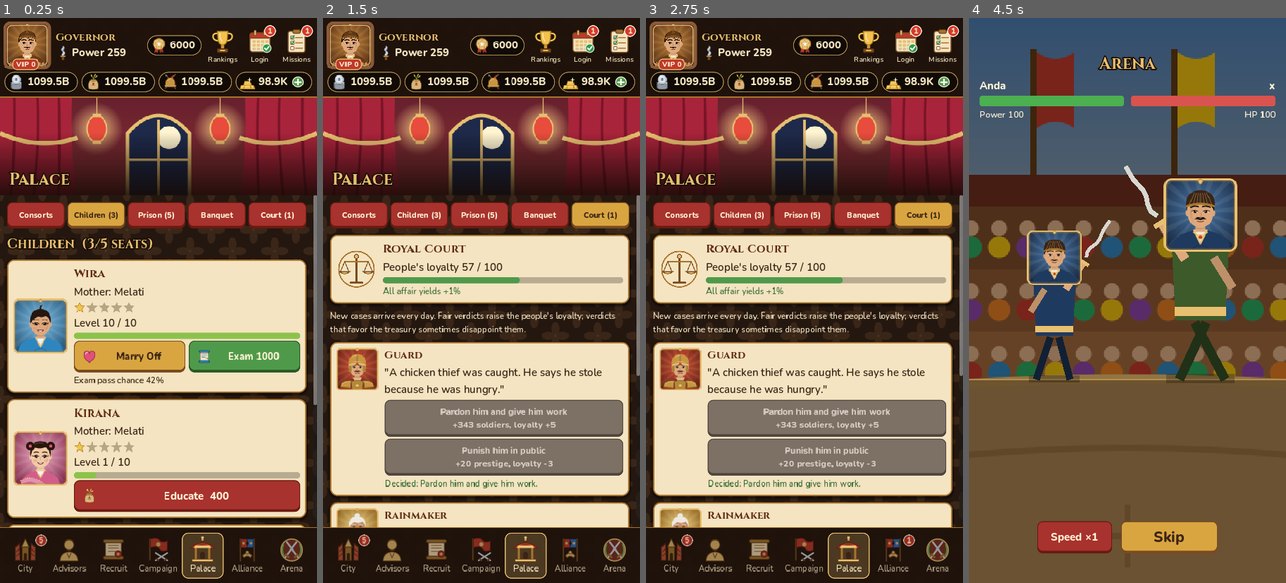
Above: before the commit, frames 1-4 (left to right).
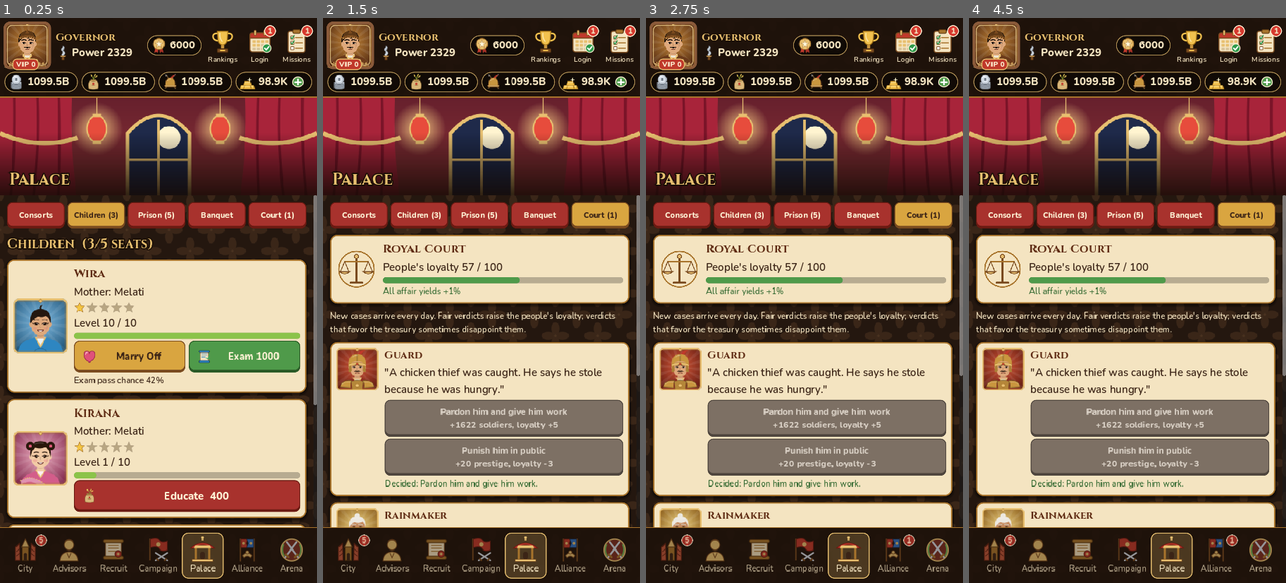
Above: after the commit, the same moments.

Repository: microaltech/tlg
Game: Godot game, scene res://tools/i18n_check.tscn
Same seed, same stepped clock (60 frames per second), same inputs: the game is played once before the commit and once after it. This scene is started directly instead of the project's main scene.
Inputs (mouse positions are in pixels of both pictures, inside the frame that each line leads up to):
- Up to frame 1 (0.25 s): no input
- Up to frame 2 (1.5 s): click "Ready, let's go to war!" at 0.5 s; click (544, 571) at 1.25 s, where only the run after the commit has a clickable "Restart"
- Up to frame 3 (2.75 s): click (674, 46) at 2.02 s
- Up to frame 4 (4.5 s): click (1190, 46) at 2.77 s; click "Skip" at 3.5 s; click "Next" at 4.25 s

The runs differ from the first frame. In frame 1, less than 0.1% of the frame differs, in the area x 35-56%, y 4-86%; in frame 2, 0.2%; in frame 3, 0.2%; in frame 4, 97%, in the area x 0-100%, y 0-100%.

Commit message:
Tambah kisah pribadi penasihat dan skill kedua
Ke-19 penasihat punya kisah tiga bagian yang terbuka sesuai level dan
bintang. Bagian pertama dan kedua memberi emas dan Batu Bintang;
menamatkan kisah membuka skill kedua penasihat itu.

Co-Authored-By: Claude Opus 5.5 <noreply@anthropic.com>
Claude-Session: https://claude.ai/code/session_015LtRdrVC8mEHi9d4fpU264

Diff:
--- a/scripts/core/game_data.gd
+++ b/scripts/core/game_data.gd
@@ -1149,6 +1149,90 @@
 ]
 
 
+## Kisah pribadi penasihat: tiga bagian yang terbuka sesuai level dan bintang penasihat
+## (TALE_REQS). Bagian 1–2 memberi hadiah; menamatkan bagian 3 membuka skill kedua.
+const TALE_REQS := [{"level": 10, "stars": 0}, {"level": 30, "stars": 1}, {"level": 60, "stars": 2}]
+const TALE_REWARDS := [{"gold": 50}, {"items": {"star_stone": 1}}, {}]
+const TALES := {
+	"arya": {"skill2": {"name": "Sumpah Prajurit", "effect": "battle", "value": 0.05}, "parts": [
+		{"title": "Anak Pandai Besi", "text": "Arya tumbuh di bengkel ayahnya, menempa tombak untuk para prajurit. Ia bersumpah suatu hari akan memakainya sendiri."},
+		{"title": "Luka Pertama", "text": "Dalam penyerbuan begal, Arya melindungi seorang anak dan mendapat luka di bahu. Sejak itu ia tak pernah mundur."},
+		{"title": "Panglima Rakyat", "text": "Kini Arya melatih para pemuda desa. \"Tombak hanya setajam hati yang memegangnya,\" katanya."}]},
+	"sekar": {"skill2": {"name": "Catatan Teliti", "effect": "train_cost", "value": 0.05}, "parts": [
+		{"title": "Gadis Penyalin Lontar", "text": "Sekar kecil menyalin lontar di pura desa. Ia hafal setiap angka panen sejak sepuluh tahun lalu."},
+		{"title": "Bendahara Muda", "text": "Ketika kas desa nyaris kosong, Sekar menemukan pajak yang diselewengkan dan mengembalikannya kepada rakyat."},
+		{"title": "Pena yang Adil", "text": "Kini setiap keping perak negeri tercatat rapi. Rakyat percaya, karena Sekar tak pernah salah hitung."}]},
+	"bayu": {"skill2": {"name": "Benih Unggul", "effect": "yield_grain", "value": 0.05}, "parts": [
+		{"title": "Anak Petani", "text": "Bayu belajar membaca musim dari kakeknya: kapan hujan datang, kapan padi harus disemai."},
+		{"title": "Kemarau Besar", "text": "Saat kemarau panjang, Bayu menggali saluran dari mata air gunung bersama warga. Desa selamat dari kelaparan."},
+		{"title": "Lumbung Penuh", "text": "Benih unggul yang Bayu kembangkan kini ditanam di seluruh negeri. Lumbung tak pernah kosong lagi."}]},
+	"ratna": {"skill2": {"name": "Senyum Kencana", "effect": "visit", "value": 0.05}, "parts": [
+		{"title": "Penari Keraton", "text": "Ratna menari di keraton sejak belia. Gerakannya membuat para tamu agung terpana."},
+		{"title": "Tarian Perdamaian", "text": "Di tengah pertikaian dua adipati, Ratna menari hingga amarah mereka luruh. Perang pun urung terjadi."},
+		{"title": "Bunga Istana", "text": "Kini Ratna mengajar tari kepada putri-putri istana, menjaga keindahan dan keharmonisan negeri."}]},
+	"gajah": {"skill2": {"name": "Tameng Negeri", "effect": "combat", "value": 0.04}, "parts": [
+		{"title": "Pengawal Gerbang", "text": "Gajah Mandala dulunya penjaga gerbang yang tak pernah tidur saat bertugas. Tak seorang pun lolos darinya."},
+		{"title": "Benteng Terakhir", "text": "Ketika gerbang kota diserbu, Gajah bertahan seorang diri hingga bala bantuan tiba. Tiga hari tiga malam."},
+		{"title": "Sumpah Setia", "text": "\"Selama aku berdiri, negeri ini tak akan jatuh,\" ujar Gajah. Para prajurit menjulukinya Benteng Hidup."}]},
+	"dewi": {"skill2": {"name": "Lidah Emas", "effect": "yield_silver", "value": 0.05}, "parts": [
+		{"title": "Putri Duta", "text": "Dewi adalah putri seorang duta. Ia fasih berbicara dalam lima bahasa sejak usia belasan."},
+		{"title": "Perjanjian Sungai", "text": "Dewi merundingkan pembagian air sungai antara tiga kerajaan. Semuanya pulang dengan senyum."},
+		{"title": "Suara Negeri", "text": "Kini para raja tetangga lebih dulu bertanya: \"Apakah Dewi Prameswari ikut hadir?\""}]},
+	"satria": {"skill2": {"name": "Semangat Ksatria", "effect": "prestige", "value": 0.06}, "parts": [
+		{"title": "Putra Mahkota yang Hilang", "text": "Satria dibesarkan di padepokan tanpa tahu asal-usulnya. Hanya sebilah keris tua menjadi petunjuk."},
+		{"title": "Rahasia Keris", "text": "Keris itu ternyata pusaka kerajaan yang runtuh. Satria memilih tidak menuntut takhta, melainkan mengabdi."},
+		{"title": "Ksatria Sejati", "text": "\"Darah bangsawan tak berarti tanpa pengabdian,\" kata Satria. Pasukan mengikutinya ke mana pun."}]},
+	"lintang": {"skill2": {"name": "Mata Elang", "effect": "combat", "value": 0.03}, "parts": [
+		{"title": "Pemburu Rimba", "text": "Lintang belajar memanah di hutan, berburu rusa untuk keluarganya sejak usia tujuh tahun."},
+		{"title": "Panah di Malam Hari", "text": "Dalam gelap, Lintang memanah obor musuh dari jarak seratus langkah. Serangan malam pun gagal total."},
+		{"title": "Bintang Penunjuk", "text": "Para pemanah muda kini berguru padanya. \"Bidik dengan hati yang tenang,\" pesannya."}]},
+	"danu": {"skill2": {"name": "Pasar Ramai", "effect": "yield_silver", "value": 0.04}, "parts": [
+		{"title": "Anak Saudagar", "text": "Danu ikut kapal dagang ayahnya ke berbagai bandar. Ia paham harga rempah lebih baik dari siapa pun."},
+		{"title": "Kapal Karam", "text": "Kapal keluarganya karam. Danu memulai lagi dari nol, berdagang garam di pasar kecil."},
+		{"title": "Bendahara Negeri", "text": "Kini Danu mengatur kas negeri seperti mengatur kapal: tak ada yang terbuang, tak ada yang bocor."}]},
+	"wening": {"skill2": {"name": "Siasat Halus", "effect": "battle", "value": 0.04}, "parts": [
+		{"title": "Pemain Dakon", "text": "Wening tak pernah kalah bermain dakon. Ia selalu memikirkan sepuluh langkah ke depan."},
+		{"title": "Peta Rahasia", "text": "Wening menebak rencana musuh dari jejak kaki kuda dan menyiapkan jebakan di lembah. Musuh menyerah tanpa perang."},
+		{"title": "Ahli Siasat", "text": "Para panglima kini meminta nasihat Wening sebelum setiap pertempuran."}]},
+	"bagas": {"skill2": {"name": "Tinju Besi", "effect": "combat", "value": 0.04}, "parts": [
+		{"title": "Kuli Pelabuhan", "text": "Bagas memanggul karung di pelabuhan sejak kecil. Tangannya sekuat palu."},
+		{"title": "Juara Gelanggang", "text": "Bagas memenangi adu kekuatan di pasar malam dan diangkat menjadi prajurit oleh seorang bangsawan."},
+		{"title": "Pelindung Lemah", "text": "Kekuatannya kini hanya untuk melindungi mereka yang tak mampu membela diri."}]},
+	"kedaton": {"skill2": {"name": "Wibawa Ratu", "effect": "yield_all", "value": 0.04}, "parts": [
+		{"title": "Ratu Muda", "text": "Sekar Kedaton naik takhta pada usia enam belas tahun, ketika ayahnya wafat mendadak."},
+		{"title": "Istana yang Retak", "text": "Para menteri berebut kuasa. Ratu menyatukan mereka dengan keadilan dan ketegasan."},
+		{"title": "Ratu yang Dicintai", "text": "Rakyat menyebutnya Ibu Negeri. Kini ia memilih mendampingi Tuan demi Nusantara yang bersatu."}]},
+	"resi": {"skill2": {"name": "Pencerahan", "effect": "train_cost", "value": 0.06}, "parts": [
+		{"title": "Pertapa Gunung", "text": "Resi Darma bertapa puluhan tahun di lereng gunung, mempelajari kitab-kitab kuno."},
+		{"title": "Murid Seribu", "text": "Para pencari ilmu datang dari segala penjuru. Resi mengajar mereka tanpa meminta apa pun."},
+		{"title": "Turun Gunung", "text": "\"Ilmu yang disimpan sendiri akan membusuk,\" kata Resi, lalu turun gunung untuk membimbing negeri."}]},
+	"rangga": {"skill2": {"name": "Amarah Tuban", "effect": "combat", "value": 0.05}, "parts": [
+		{"title": "Putra Tuban", "text": "Rangga Lawe tumbuh di Tuban, terkenal pemberani dan berterus terang tanpa takut kepada siapa pun."},
+		{"title": "Kuda Hitam", "text": "Dengan kuda hitamnya, Rangga menerobos barisan musuh dan merebut panji mereka."},
+		{"title": "Belajar Sabar", "text": "Tuan mengajarinya bahwa keberanian perlu kebijaksanaan. Kini amarah Rangga hanya untuk musuh negeri."}]},
+	"sora": {"skill2": {"name": "Sahabat Setia", "effect": "yield_soldiers", "value": 0.05}, "parts": [
+		{"title": "Paman Rangga", "text": "Lembu Sora adalah paman Rangga Lawe, prajurit tua yang tenang dan disegani."},
+		{"title": "Pembela Sahabat", "text": "Sora selalu membela kawannya walau harus menanggung akibatnya sendiri."},
+		{"title": "Barak yang Ramai", "text": "Para pemuda berdatangan ingin berlatih di bawah Sora. Barak tak pernah sepi."}]},
+	"tantular": {"skill2": {"name": "Bhinneka Tunggal Ika", "effect": "yield_all", "value": 0.05}, "parts": [
+		{"title": "Pujangga Istana", "text": "Mpu Tantular menulis syair-syair indah di istana, merenungkan perbedaan dan persatuan."},
+		{"title": "Kakawin Sutasoma", "text": "Dalam kakawinnya ia menulis: berbeda-beda tetapi tetap satu jua. Kalimat itu menggetarkan seluruh negeri."},
+		{"title": "Warisan Abadi", "text": "\"Semboyan ini milik Nusantara,\" kata Tantular. Rakyat dari berbagai suku bekerja bahu-membahu."}]},
+	"kusuma": {"skill2": {"name": "Tangan Dingin", "effect": "yield_grain", "value": 0.04}, "parts": [
+		{"title": "Juru Kunci Lumbung", "text": "Kusuma menjaga lumbung desa dan hafal isi setiap karungnya."},
+		{"title": "Tikus dan Wereng", "text": "Saat hama menyerang, Kusuma menemukan cara alami mengusirnya dengan tanaman serai."},
+		{"title": "Ratu Padi", "text": "Rakyat menjulukinya Ratu Padi. Di tangannya, setiap benih tumbuh subur."}]},
+	"jaka": {"skill2": {"name": "Penakluk Banteng", "effect": "battle", "value": 0.05}, "parts": [
+		{"title": "Pemuda Pengging", "text": "Jaka Tingkir adalah pemuda desa yang gemar berguru kepada para empu dan pertapa."},
+		{"title": "Banteng Mengamuk", "text": "Seekor banteng mengamuk di alun-alun. Jaka menaklukkannya dengan tangan kosong di hadapan raja."},
+		{"title": "Jalan Takdir", "text": "Raja mengangkatnya menjadi prajurit pilihan. Jaka bersumpah menjaga negeri dengan segenap jiwa."}]},
+	"nawang": {"skill2": {"name": "Selendang Kayangan", "effect": "prestige", "value": 0.05}, "parts": [
+		{"title": "Bidadari Telaga", "text": "Nawang Wulan turun dari kayangan untuk mandi di telaga, hingga selendangnya hilang."},
+		{"title": "Hidup di Bumi", "text": "Tanpa selendang, Nawang belajar hidup sebagai manusia: menanak nasi, menenun, dan menolong sesama."},
+		{"title": "Pilihan Sang Bidadari", "text": "Saat selendangnya ditemukan, Nawang memilih tinggal lebih lama untuk membantu negeri yang ia cintai."}]},
+}
+
+
 ## Festival musiman bertema hari besar Indonesia. Tanggal tetap memakai "start"/"end"
 ## [bulan, tanggal] tiap tahun (boleh melewati tahun baru); hari raya yang mengikuti
 ## kalender Hijriah memakai "dates" per tahun: [[bln, tgl mulai], [bln, tgl akhir]].
--- a/scripts/core/game_model.gd
+++ b/scripts/core/game_model.gd
@@ -129,6 +129,8 @@
 var territory := {}
 ## Sidang Istana: {day, cases: [id], done: {id: indeks pilihan}, loyalty}.
 var court := {}
+## Kisah pribadi penasihat: {id penasihat: jumlah bagian yang sudah dibaca (0..3)}.
+var tales := {}
 var rng := RandomNumberGenerator.new()
 
 
@@ -142,6 +144,7 @@
 	silat = {}
 	territory = {"owned": ["mataram"], "collect_t": now}
 	court = {"day": -1, "cases": [], "done": {}, "loyalty": 50}
+	tales = {}
 	buildings = {"levels": {"istana": 1, "pasar": 0, "lumbung": 0, "barak": 0}, "job": {}}
 	cosmetics = {"owned": ["frame_kayu", "costume_lord"], "frame": "frame_kayu", "costume": "costume_lord"}
 	equipment = []
@@ -343,6 +346,9 @@
 	for b in bonds_active():
 		if b["effect"] == effect:
 			total += float(b["value"])
+	for id in tales:
+		if skill2_active(id) and Data.TALES[id]["skill2"]["effect"] == effect:
+			total += float(Data.TALES[id]["skill2"]["value"])
 	return minf(total, Data.SKILL_CAP)
 
 
@@ -3463,6 +3469,54 @@
 	return _ok("%s kini menunggangi %s." % [Data.counselor_def(counselor_id)["name"], Data.HORSES[id]["name"]])
 
 
+# --- Kisah pribadi penasihat --------------------------------------------------------
+
+func tale_read(id: String) -> int:
+	return int(tales.get(id, 0))
+
+
+func skill2_active(id: String) -> bool:
+	return counselors.has(id) and Data.TALES.has(id) and tale_read(id) >= Data.TALE_REQS.size()
+
+
+## Bagian kisah berikutnya bisa dibaca bila level & bintang penasihat mencukupi.
+func tale_can_read(id: String) -> bool:
+	if not counselors.has(id) or not Data.TALES.has(id):
+		return false
+	var part := tale_read(id)
+	if part >= Data.TALE_REQS.size():
+		return false
+	var req: Dictionary = Data.TALE_REQS[part]
+	return int(counselors[id]["level"]) >= int(req["level"]) and int(counselors[id].get("stars", 0)) >= int(req["stars"])
+
+
+func tales_ready_count() -> int:
+	return counselors.keys().filter(func(id): return tale_can_read(id)).size()
+
+
+func read_tale(id: String) -> Dictionary:
+	if not counselors.has(id) or not Data.TALES.has(id):
+		return _fail("Penasihat belum direkrut.")
+	var part := tale_read(id)
+	if part >= Data.TALE_REQS.size():
+		return _fail("Kisah ini sudah tamat.")
+	if not tale_can_read(id):
+		var req: Dictionary = Data.TALE_REQS[part]
+		return _fail("Butuh level %d dan %d bintang." % [req["level"], req["stars"]])
+	tales[id] = part + 1
+	var text := _give_rewards(Data.TALE_REWARDS[part])
+	_track("tale")
+	var def: Dictionary = Data.TALES[id]
+	var result: Dictionary
+	if skill2_active(id):
+		result = _ok("Kisah %s tamat! Skill kedua terbuka: %s." % [Data.counselor_def(id)["name"], def["skill2"]["name"]])
+	else:
+		result = _ok("Bagian %d kisah %s: %s." % [part + 1, Data.counselor_def(id)["name"], text])
+	result["part"] = part
+	changed.emit()
+	return result
+
+
 # --- Sidang Istana -----------------------------------------------------------------
 
 func court_unlocked() -> bool:
@@ -4419,6 +4473,7 @@
 		"silat": silat,
 		"territory": territory,
 		"court": court,
+		"tales": tales,
 		"cosmetics": cosmetics,
 	}
 
@@ -4472,6 +4527,10 @@
 			r["equip"] = str(src_r["equip"])
 		expeditions.append({"dest": str(e["dest"]), "counselor": str(e["counselor"]),
 			"end_t": float(e.get("end_t", now)), "reward": r})
+	var src_tales: Dictionary = d.get("tales", {})
+	for id in src_tales:
+		if Data.TALES.has(str(id)):
+			tales[str(id)] = clampi(int(src_tales[id]), 0, Data.TALE_REQS.size())
 	var src_court: Dictionary = d.get("court", {})
 	if not src_court.is_empty():
 		court = {"day": int(src_court.get("day", -1)), "cases": [], "done": {},
--- a/scripts/ui/main.gd
+++ b/scripts/ui/main.gd
@@ -114,6 +114,9 @@
 var _profile_overlay: Control
 var _silat_overlay: Control
 var _map_overlay: Control
+var _tale_overlay: Control
+var _tale_box: VBoxContainer
+var _tale_id := ""
 var _map_box: VBoxContainer
 var _map_pick := ""  ## wilayah yang dipilih di peta
 var _silat_box: VBoxContainer
@@ -662,6 +665,8 @@
 		_fill_silat()
 	if is_instance_valid(_map_overlay):
 		_fill_map()
+	if is_instance_valid(_tale_overlay):
+		_fill_tale()
 	_update_avatar()
 	if is_instance_valid(_pass_overlay):
 		_fill_pass()
@@ -1021,6 +1026,12 @@
 				gear.append("%s +%d" % [Data.equip_def(e["id"])["name"], int(e["level"]) - 1])
 		if not gear.is_empty():
 			_label(col, "Pusaka: %s" % ", ".join(gear), "SmallLabel").add_theme_color_override("font_color", UI.GOLD_DARK)
+		if model.skill2_active(id):
+			var sk2: Dictionary = Data.TALES[id]["skill2"]
+			var l2 := _label(col, "%s: %s" % [sk2["name"], Data.SKILL_EFFECT_NAMES[sk2["effect"]] % roundi(
+				float(sk2["value"]) * 100)], "SmallLabel")
+			l2.add_theme_color_override("font_color", Color("6c3483"))
+			l2.add_theme_font_override("font", UI.font_bold)
 		var mount: String = model.mount_of(id)
 		if mount != "":
 			_label(col, "Tunggangan: %s (+%d%% atribut)" % [Data.HORSES[mount]["name"], roundi(model.mount_pct(id) * 100)],
@@ -1037,8 +1048,19 @@
 			l.add_theme_color_override("font_color", UI.ATTR_COLORS[key])
 			l.add_theme_font_override("font", UI.font_bold)
 		var cost: int = model.upgrade_cost(id)
-		var train := _button(col, "Latih  %s" % _num(cost), func(): return model.upgrade_counselor(id),
+		var brow := HBoxContainer.new()
+		brow.add_theme_constant_override("separation", 8)
+		col.add_child(brow)
+		var train := _button(brow, "Latih  %s" % _num(cost), func(): return model.upgrade_counselor(id),
 			model.silver >= cost and lv < cap, "silver", "", false, "upgrade")
+		train.size_flags_horizontal = Control.SIZE_EXPAND_FILL
+		if Data.TALES.has(id):
+			var tid: String = id
+			var can_read: bool = model.tale_can_read(id)
+			var tale := _button(brow, "Kisah %d/%d" % [model.tale_read(id), Data.TALE_REQS.size()], func():
+				_show_tale(tid)
+				return null, true, "", "GoldButton" if can_read else "GreenButton")
+			tale.custom_minimum_size.x = 150
 		if id == model.counselors.keys()[0]:
 			_first_upgrade_button = train
 
@@ -4108,6 +4130,63 @@
 		b.size_flags_vertical = Control.SIZE_SHRINK_CENTER
 
 
+# --- Kisah penasihat ------------------------------------------------------------
+
+func _show_tale(id: String) -> void:
+	if is_instance_valid(_tale_overlay):
+		return
+	_tale_id = id
+	var p := _open_panel("Kisah %s" % Data.counselor_def(id)["name"], "item_scroll", _close_tale)
+	_tale_overlay = p["overlay"]
+	_tale_box = p["content"]
+	p["subtitle"].text = "Tamatkan ketiga bagian untuk membuka skill kedua."
+	_fill_tale()
+
+
+func _close_tale() -> void:
+	if is_instance_valid(_tale_overlay):
+		Audio.play("click")
+		_tale_overlay.queue_free()
+	_tale_overlay = null
+
+
+func _fill_tale() -> void:
+	_clear(_tale_box)
+	var id := _tale_id
+	var def: Dictionary = Data.TALES[id]
+	var head := HBoxContainer.new()
+	head.add_theme_constant_override("separation", 12)
+	_inner_box(_tale_box).add_child(head)
+	head.add_child(_portrait_frame(id, 120))
+	var hcol := _col(head)
+	var sk2: Dictionary = def["skill2"]
+	_label(hcol, "Skill kedua: %s" % sk2["name"], "CardTitle").add_theme_font_size_override("font_size", 24)
+	_label(hcol, Data.SKILL_EFFECT_NAMES[sk2["effect"]] % roundi(float(sk2["value"]) * 100), "CardLabel") \
+		.add_theme_color_override("font_color", Color("6c3483"))
+	_label(hcol, "Aktif!" if model.skill2_active(id) else "Terbuka setelah kisah tamat", "SmallLabel") \
+		.add_theme_color_override("font_color", UI.GREEN.darkened(0.3) if model.skill2_active(id) else UI.INK)
+	var read: int = model.tale_read(id)
+	for i in def["parts"].size():
+		var part: Dictionary = def["parts"][i]
+		var box := _inner_box(_tale_box)
+		if i < read:
+			_label(box, "Bagian %d · %s" % [i + 1, part["title"]], "CardLabel").add_theme_font_override("font", UI.font_bold)
+			var t := _label(box, part["text"], "CardLabel")
+			t.add_theme_font_size_override("font_size", 22)
+		elif i == read:
+			var req: Dictionary = Data.TALE_REQS[i]
+			_label(box, "Bagian %d · %s" % [i + 1, part["title"]], "CardLabel").add_theme_font_override("font", UI.font_bold)
+			var reward: String = _reward_text(Data.TALE_REWARDS[i]) if i < Data.TALE_REQS.size() - 1 \
+				else "skill kedua %s" % sk2["name"]
+			_label(box, "Syarat: level %d, %d bintang · Hadiah: %s" % [req["level"], req["stars"], reward], "SmallLabel") \
+				.add_theme_color_override("font_color", UI.INK)
+			var ok: bool = model.tale_can_read(id)
+			_button(box, "Baca Bagian %d" % (i + 1), func(): return model.read_tale(id), ok, "item_scroll",
+				"GoldButton" if ok else "", false, "reveal_sr")
+		else:
+			_label(box, "Bagian %d · ???" % (i + 1), "CardLabel").add_theme_color_override("font_color", Color("8a7a6a"))
+
+
 # --- Leaderboard global -----------------------------------------------------
 
 func _show_leaderboard() -> void:
--- a/tests/run_tests.gd
+++ b/tests/run_tests.gd
@@ -27,7 +27,7 @@
 		"test_lb_rank", "test_lb_top", "test_lb_alliances_reward", "test_items_use", "test_items_sources",
 		"test_skills", "test_bonds", "test_prison", "test_exam_officials", "test_banquet",
 		"test_story", "test_away_report", "test_lord_name", "test_notification_plan", "test_soldiers_eat_grain", "test_pattern_translation", "test_do_all", "test_rateup", "test_equipment", "test_tower", "test_honor", "test_ads", "test_pass", "test_offers", "test_achievements", "test_save_code",
-		"test_formation", "test_battle_plan", "test_festival_calendar", "test_festival_flow", "test_cosmetics", "test_buildings", "test_expeditions", "test_horses", "test_story_choices", "test_duel_plan", "test_silat", "test_territory", "test_court",
+		"test_formation", "test_battle_plan", "test_festival_calendar", "test_festival_flow", "test_cosmetics", "test_buildings", "test_expeditions", "test_horses", "test_story_choices", "test_duel_plan", "test_silat", "test_territory", "test_court", "test_tales",
 	]:
 		call(t)
 	print("%d cek, %d gagal" % [_count, _failures])
@@ -2176,3 +2176,35 @@
 	for cc in Data.COURT_CASES:
 		check(cc["options"].size() == 2 and ResourceLoader.exists("res://assets/portraits/%s.svg" % cc["portrait"]),
 			"perkara %s punya 2 pilihan dan potret" % cc["id"])
+
+
+func test_tales() -> void:
+	var m := fresh()
+	for c in Data.COUNSELORS:
+		var t: Dictionary = Data.TALES.get(c["id"], {})
+		check(t.size() > 0 and t["parts"].size() == Data.TALE_REQS.size()
+			and Data.SKILL_EFFECT_NAMES.has(t["skill2"]["effect"]), "kisah %s lengkap" % c["id"])
+	check(not m.tale_can_read("arya") and not m.read_tale("arya")["ok"], "bagian 1 butuh level 10")
+	check(not m.read_tale("gajah")["ok"], "penasihat belum dimiliki")
+	m.counselors["arya"]["level"] = 10
+	var gold := m.gold
+	check(m.tales_ready_count() == 1 and m.read_tale("arya")["ok"] and m.gold == gold + 50, "baca bagian 1")
+	m.counselors["arya"]["level"] = 30
+	check(not m.tale_can_read("arya"), "bagian 2 butuh 1 bintang")
+	m.counselors["arya"]["stars"] = 2
+	m.counselors["arya"]["level"] = 60
+	var stones := m.item_count("star_stone")
+	check(m.read_tale("arya")["ok"] and m.item_count("star_stone") == stones + 1, "baca bagian 2")
+	var battle := m.skill_bonus("battle")
+	check(not m.skill2_active("arya"), "skill kedua belum aktif")
+	var r := m.read_tale("arya")
+	check(r["ok"] and m.skill2_active("arya") and "Sumpah Prajurit" in r["msg"], "kisah tamat, skill kedua aktif")
+	check(is_equal_approx(m.skill_bonus("battle"), battle + 0.05), "skill kedua menambah bonus")
+	check(not m.read_tale("arya")["ok"], "kisah sudah tamat")
+	var m2 := Model.new()
+	m2.from_dict(JSON.parse_string(JSON.stringify(m.to_dict())), 1000.0)
+	check(var_to_str(m2.tales) == var_to_str(m.tales) and m2.skill2_active("arya"), "simpan/muat kisah")
+	var bad := m.to_dict()
+	bad["tales"] = {"arya": 99, "palsu": 2}
+	m2.from_dict(bad, 1000.0)
+	check(m2.tales == {"arya": Data.TALE_REQS.size()}, "data kisah rusak dijepit")
--- a/tools/i18n_check.gd
+++ b/tools/i18n_check.gd
@@ -142,6 +142,9 @@
 	m.start_build("istana", now)
 	m.buy_cosmetic("costume_batik")
 	m.story["choices"] = {"begal": "ampuni"}
+	m.counselors["arya"]["level"] = 60
+	m.counselors["arya"]["stars"] = 2
+	m.read_tale("arya")
 	m.ensure_court(now)
 	m.judge_case(m.court["cases"][0], 0, now)
 	m.judge_case(m.court["cases"][1], 1, now)
@@ -185,6 +188,9 @@
 		"_show_story", "_show_settings", "_show_privacy", "_show_help", "_show_equipment", "_show_tower",
 		"_show_pass", "_show_achievements", "_show_offers", "_show_promotion", "_show_expeditions", "_show_stable",
 		"_show_profile", "_show_silat", "_show_map"]
+	main._show_tale("arya")
+	await _snap("tale")
+	await _close_modals()
 	if not Game.model.festival.is_empty():
 		panels.append("_show_festival")
 	for f in panels:
--- a/tools/sim_economy.gd
+++ b/tools/sim_economy.gd
@@ -163,6 +163,11 @@
 				if r_i < riders.size():
 					m.assign_horse(id, riders[r_i])
 
+	# Kisah penasihat: baca semua bagian yang sudah terbuka.
+	for id in m.counselors:
+		while m.tale_can_read(id):
+			m.read_tale(id)
+
 	# Sidang: pilih yang menaikkan kesetiaan bila kesetiaan < 80, selain itu yang paling menguntungkan perak.
 	if m.court_unlocked():
 		m.ensure_court(now)
Not shown, changed: translations/en.tsv
